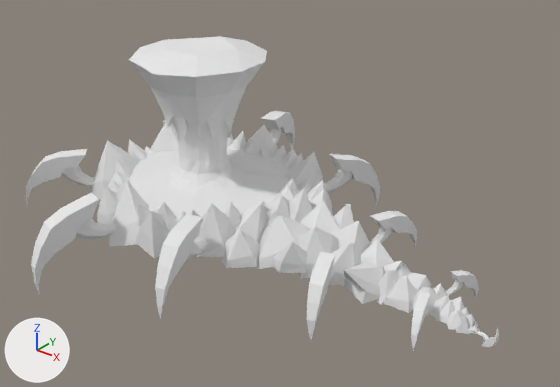
Two versions of the OBJ model projects/Project_Dragon/res/Models/animations/FIRE_ENEMY/FE_WALK_2.obj, one commit apart.
Camera for both pictures: a camera (50 mm lens) standing at (17.02, -17.34, 12.91) and looking at (3.24, -0.11, 2.23). Arrows for +X, +Y and +Z are at lower left; the lights stay in place. Where no turn or scale is listed for an object, it has been applied to the vertices. Vertices at the same position are counted once.

Objects in the first picture: 'body_Cylinder', 'head_Cylinder.078', 'lava_Cylinder.079', 'legs_Plane.006'.
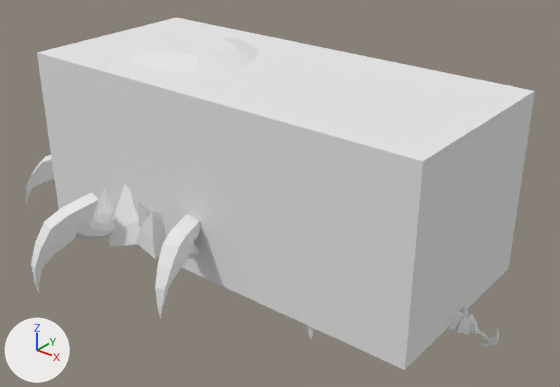
Patch to the scene script:
```diff
--- a/projects/Project_Dragon/res/Models/animations/FIRE_ENEMY/FE_WALK_2.obj.py
+++ b/projects/Project_Dragon/res/Models/animations/FIRE_ENEMY/FE_WALK_2.obj.py
@@ mat_none @@
+mat_none = principled_material('None')
+mat_none.base_color = (0.8, 0.8, 0.8)  # white #e7e7e7
+mat_none.roughness = 1.0
@@ me_body_cylinder @@
 # used by ob_body_cylinder; location = (0.0, 0.0, 0.0)
-me_body_cylinder.from_pydata(...)  # 890 vertices, 1500 faces; spans x -4.02..10.48, y -4.15..3.81, z 0.25..2.78
+me_body_cylinder.from_pydata(...)  # 852 vertices, 1420 faces; spans x -4.02..10.48, y -4.15..3.82, z 0.24..2.78
+# me_body_cylinder part 1: the loose piece of 12 vertices spanning x -3.78..-2.67, y -0.72..0.46, z 0.94..2.35 is scaled about its middle by (0.998, 0.993, 0.998), then moved by (0.0, -0.02, -0.03)
+# me_body_cylinder part 2: the loose piece of 12 vertices spanning x 2.48..3.93, y -2.69..-1.37, z 0.71..1.84 is multiplied about its middle by the matrix ((1.01, 0.005, 0.006), (-0.005, 1.01, -0.013), (-0.006, 0.013, 1.01)), then moved by (-0.01, 0.0, 0.01)
+# me_body_cylinder part 3: the loose piece of 15 vertices spanning x 4.12..5.59, y 0.23..1.4, z 0.4..1.97 is rebuilt with 12 vertices and now spans x 4.18..5.51, y 0.11..1.22, z 0.36..1.91
+# me_body_cylinder part 4: the loose piece of 14 vertices spanning x 0.5..2.41, y 1.99..3.6, z 0.72..2.21 is rebuilt with 12 vertices and now spans x 0.5..2.4, y 1.99..3.6, z 0.73..2.22
+# me_body_cylinder part 5: the loose piece of 14 vertices spanning x -1.6..-0.74, y 2.37..2.99, z 1.35..2.41 is rebuilt with 12 vertices and now spans x -1.59..-0.74, y 2.35..2.97, z 1.3..2.34
+# me_body_cylinder part 6: the loose piece of 13 vertices spanning x 2.82..4.63, y 0.19..1.58, z 0.66..2.14 is rebuilt with 12 vertices and now spans x 2.81..4.72, y 0.1..1.58, z 0.64..2.17
+# me_body_cylinder part 7: the loose piece of 13 vertices spanning x 2.53..4.24, y 0.38..2.09, z 0.6..2.15 is rebuilt with 12 vertices and now spans x 2.55..4.26, y 0.38..2.1, z 0.6..2.15
+# me_body_cylinder part 8: the loose piece of 11 vertices spanning x 0.2..1.08, y 2.47..3.42, z 1.34..2.3 is rebuilt with 12 vertices and now spans x 0.23..1.12, y 2.46..3.41, z 1.35..2.31
+# me_body_cylinder part 9: the loose piece of 11 vertices spanning x -2.13..-1.07, y 1.99..3.14, z 0.74..2.3 is rebuilt with 12 vertices and now spans x -2.12..-1.06, y 1.99..3.14, z 0.74..2.3
+# me_body_cylinder part 10: the loose piece of 11 vertices spanning x 2.14..2.91, y -1.95..-1.14, z 1.25..2.34 is rebuilt with 12 vertices and now spans x 2.15..2.91, y -1.96..-1.13, z 1.18..2.25
+# me_body_cylinder part 11: the loose piece of 10 vertices spanning x 2.49..3.36, y 1.08..1.8, z 1.17..2.16 is rebuilt with 12 vertices and now spans x 2.52..3.37, y 1.08..1.81, z 1.17..2.16
+# me_body_cylinder part 12: 92 vertices moved from x -2.9..10.3, y -3.12..3.21, z 0.27..2.38 to x -2.9..10.18, y -3.12..3.12, z 0.27..2.38; 241 vertices removed from x -2.89..10.3, y -3.51..3.44, z 0.25..2.64; 167 vertices added at x -2.88..10.28, y -3.51..3.22, z 0.24..2.46
 me_body_cylinder.materials.append(mat_material_001)
@@ me_cube @@
+me_cube.from_pydata(...)  # a box spanning x -4.24..9.71, y -3.2..3.01, z 0.44..6.14
+me_cube.materials.append(mat_none)  # white #e7e7e7
@@ ob_cube @@
+ob_cube = bpy.data.objects.new('Cube', me_cube)
+ob_cube.location = (0.0, 0.0, 0.0)
```

Pixel boxes (x1, y1, x2, y2) of what changed, in the pictures (560 x 387 px; the box of a moved part takes in the faces that stretch with it):
'Cube', added
    after: (37, 17, 535, 370)
'body_Cylinder', reshaped
    before: (92, 122, 480, 334)
    after: (97, 185, 480, 334)
part 1 of me_body_cylinder, moved or reshaped (not visible afterwards)
    before: (128, 139, 147, 160)
part 2 of me_body_cylinder, moved or reshaped (not visible afterwards)
    before: (220, 230, 260, 268)
part 3 of me_body_cylinder, rebuilt (not visible afterwards)
    before: (334, 204, 354, 230)
part 4 of me_body_cylinder, rebuilt (not visible afterwards)
    before: (280, 149, 297, 168)
part 5 of me_body_cylinder, rebuilt (not visible afterwards)
    before: (229, 131, 246, 150)
part 6 of me_body_cylinder, rebuilt (not visible afterwards)
    before: (310, 189, 329, 210)
part 7 of me_body_cylinder, rebuilt (not visible afterwards)
    before: (307, 181, 333, 214)
part 8 of me_body_cylinder, rebuilt (not visible afterwards)
    before: (271, 145, 287, 162)
part 9 of me_body_cylinder, rebuilt (not visible afterwards)
    before: (227, 134, 234, 147)
part 10 of me_body_cylinder, rebuilt (not visible afterwards)
    before: (225, 202, 241, 230)
part 11 of me_body_cylinder, rebuilt (not visible afterwards)
    before: (297, 178, 311, 194)
part 12 of me_body_cylinder, moved or reshaped
    before: (113, 124, 478, 334)
    after: (138, 204, 478, 334)
'lava_Cylinder.079', unchanged, covered by the edit
    before: (128, 118, 289, 221)
'head_Cylinder.078', unchanged, covered by the edit
    before: (129, 36, 267, 142)
    after: (129, 36, 258, 74)
